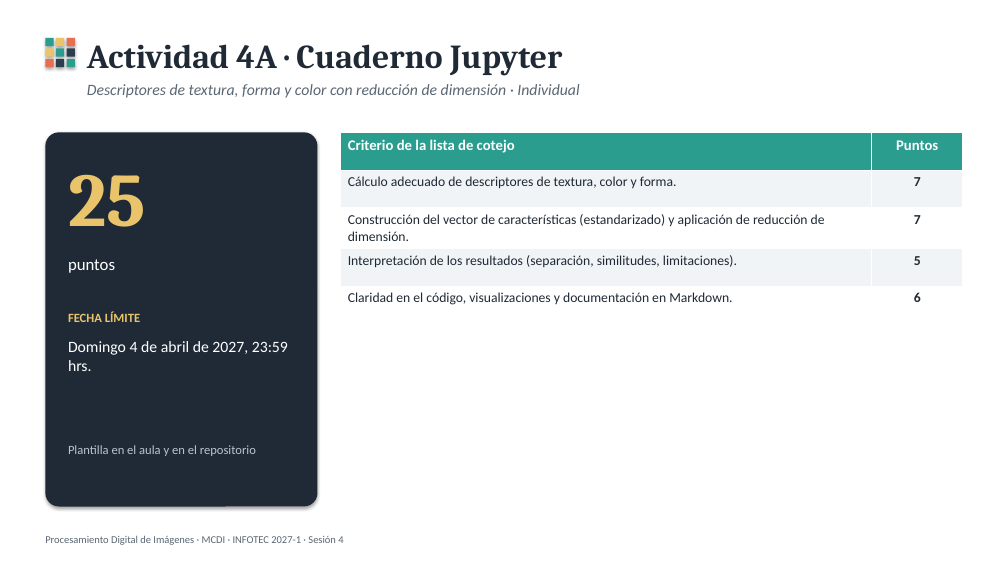
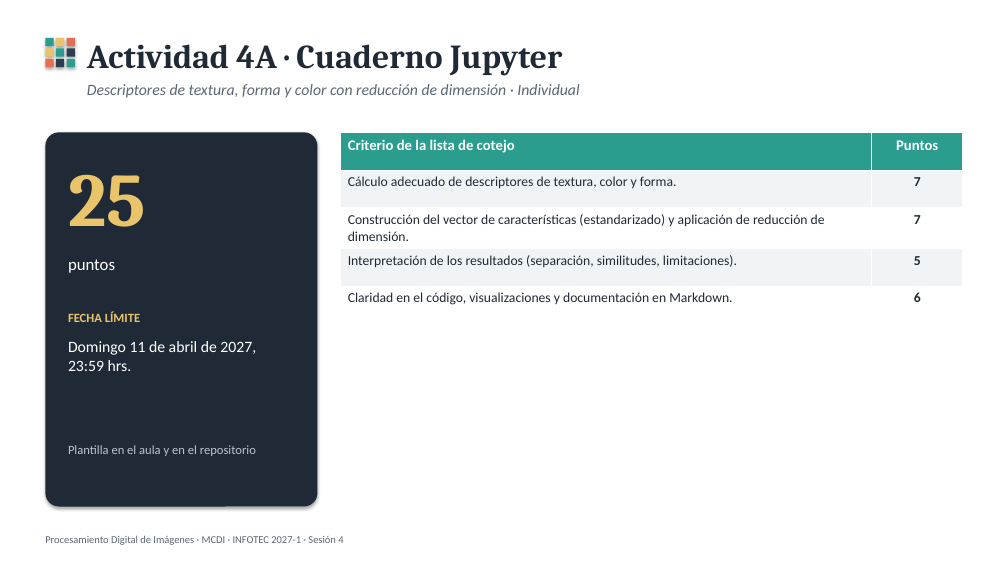
Before and after one commit to egonzalez1989/pdi-mcdi, a slide deck: slide 12 of presentaciones/S4_Descriptores_y_representacion.pptx. Drawn at 1008x567 pixels with LibreOffice and Linux fonts; fonts in the diff are those of the drawing. Boxes give left, top, right and bottom in pixels: in the first picture for what was removed or moved away, otherwise in the second. Text is boxed around its words. In the diff, an @@ line names an element or a change of style, - is before the commit and + after.

```diff
--- a/presentaciones/S4_Descriptores_y_representacion.pptx
+++ b/presentaciones/S4_Descriptores_y_representacion.pptx
@@ text at bbox=[68, 341, 256, 371]: text changed @@
-Domingo 4 de abril de 2027, 23:59 hrs.
+Domingo 11 de abril de 2027, 23:59 hrs.
```
Also in this commit, not shown: 2 other slides changed, 33 other files.
